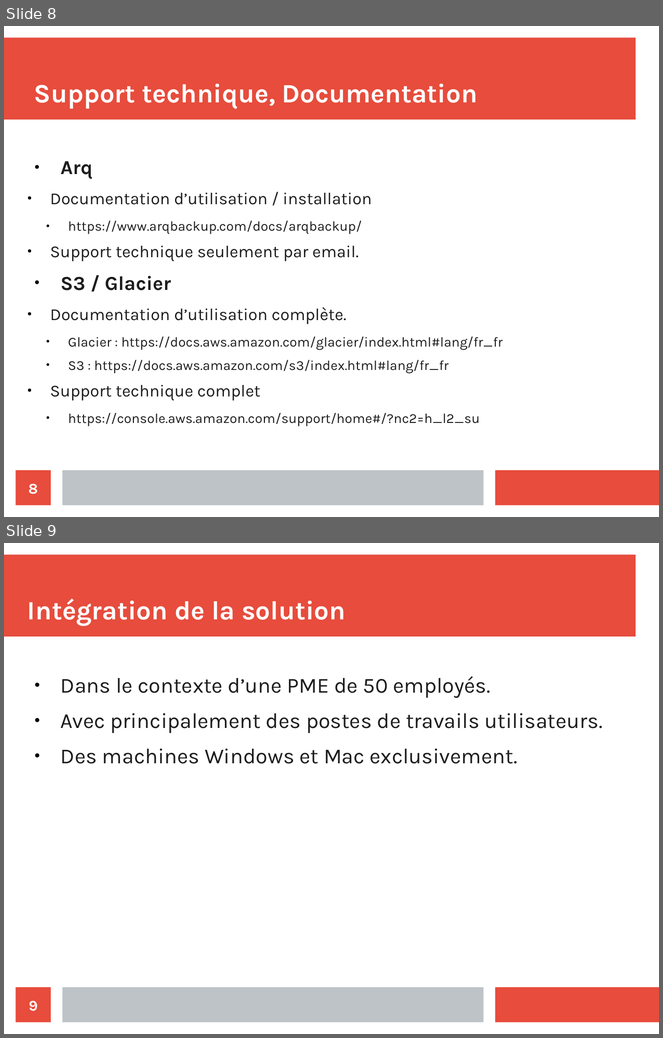
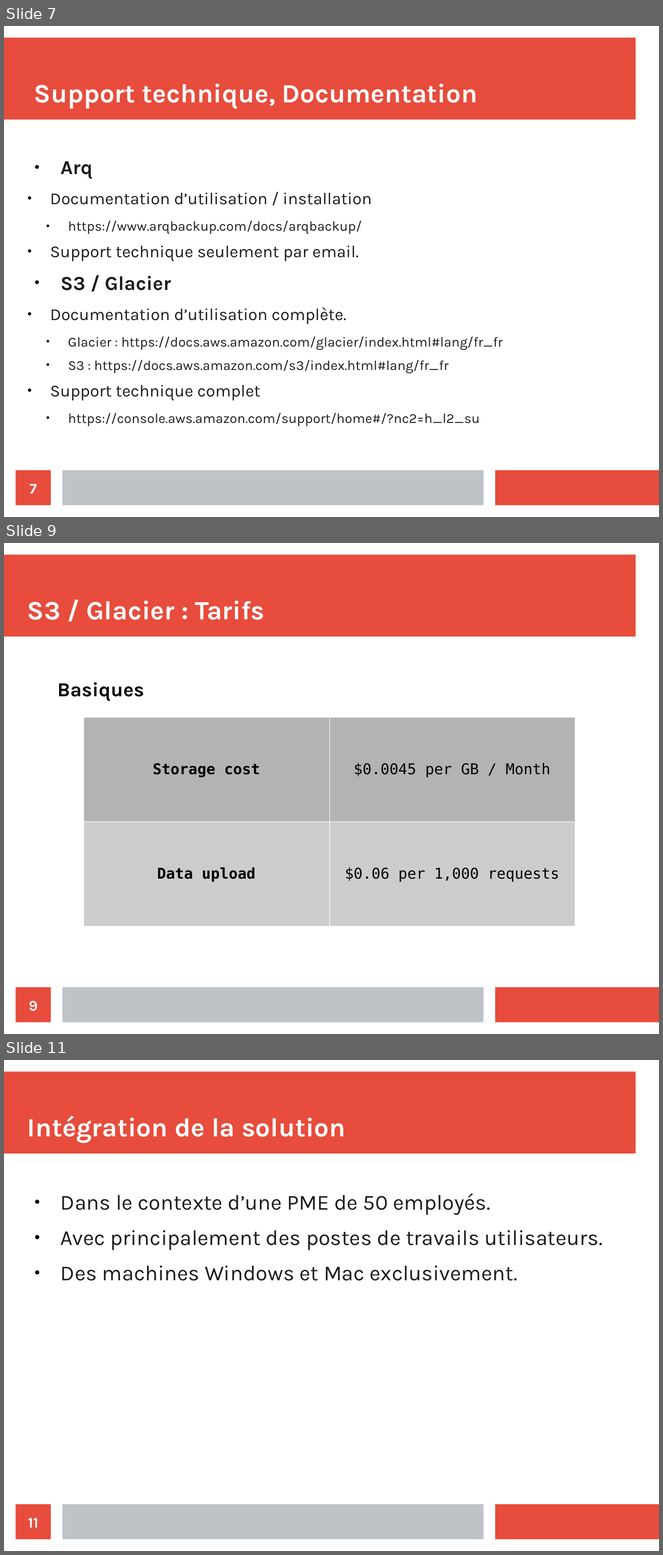
Before and after one commit to Nyahon/AIT, a slide deck: AIT_Amazon_Presentation.odp. Shown one above the other, each under a label of ours: slides 8 and 9 before the commit, slides 7, 9 and 11 after it; the slides between them are not shown. The pictures are 663x1038 and 663x1555 pixels, drawn with LibreOffice and Linux fonts; fonts in the diff are those of the drawing. Boxes give left, top, right and bottom in pixels: in the first picture for what was removed or moved away, otherwise in the second. Text is boxed around its words. In the diff, an @@ line names an element or a change of style, - is before the commit and + after.

```diff
--- a/AIT_Amazon_Presentation.odp
+++ b/AIT_Amazon_Presentation.odp
@@ slide 9 added at [4,543,659,1034], background #FFFFFF; not listed: 3 template elements that a slide beside it also shows @@
@@ title added at [27,601,265,620], 32 pt, text #FFFFFF, bold @@
+S3 / Glacier : Tarifs
@@ text added at [58,682,144,702], 24 pt, text #000000, bold @@
+Basiques
@@ table added at [84,717,575,926], 2 rows, 2 columns @@
+Storage cost | $0.0045 per GB / Month
+Data upload | $0.06 per 1,000 requests
@@ page number added at [16,988,51,1023], fill #E74C3C, 18 pt, text #FFFFFF, bold @@
+9
@@ what was slide 8 is now slide 7 @@
@@ page number at [29,484,37,494]: text changed @@
-8
+7
@@ what was slide 9 is now slide 11 @@
@@ page number at [28,1518,38,1528]: text changed @@
-9
+11
```
Also in this commit, not shown: 1 slide changed, 2 other slides added.
